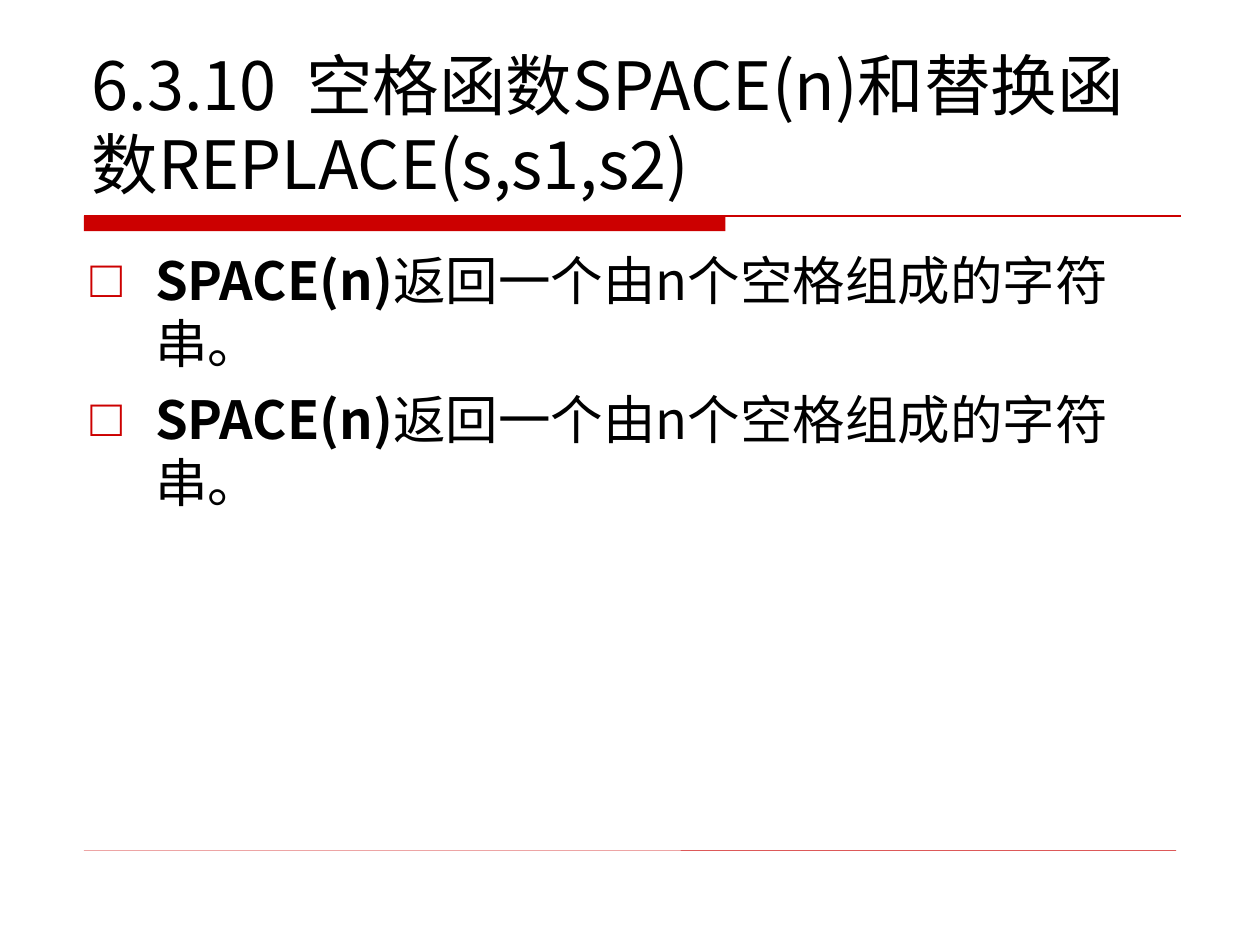
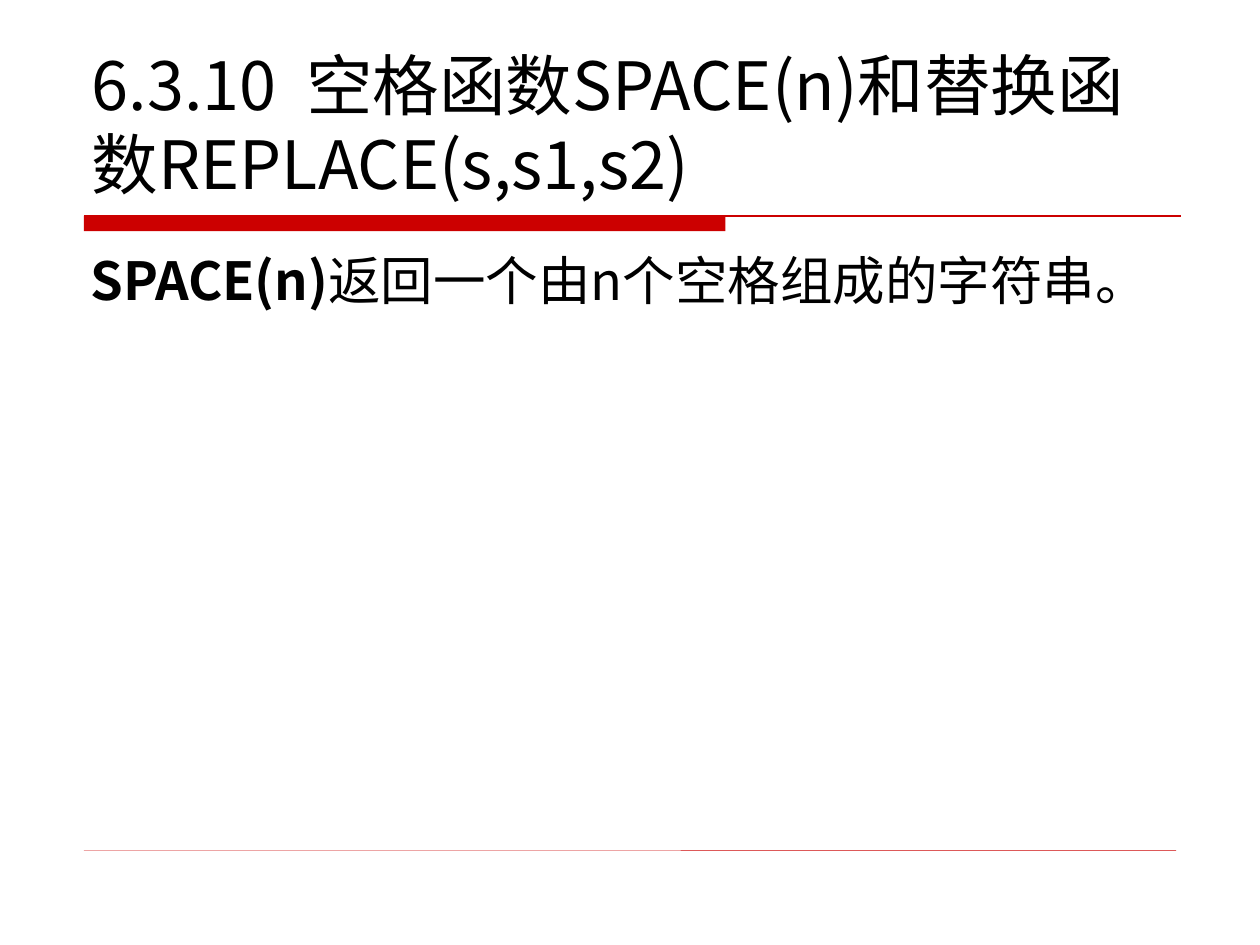
Before and after one commit to tony1989zhang/path, a slide deck: slide 30 of mysql/MySQL 5.7从入门到精通PPT/课本幻灯片/第6章 MySQL函数.ppt. Drawn at 1260x945 pixels with LibreOffice and Linux fonts; fonts in the diff are those of the drawing; background and template pictures are left out. Boxes give left, top, right and bottom in pixels: in the first picture for what was removed or moved away, otherwise in the second. Text is boxed around its words. In the diff, an @@ line names an element or a change of style, - is before the commit and + after.

```diff
--- a/mysql/MySQL 5.7从入门到精通PPT/课本幻灯片/第6章 MySQL函数.ppt
+++ b/mysql/MySQL 5.7从入门到精通PPT/课本幻灯片/第6章 MySQL函数.ppt
@@ text "SPACE(n)返回一个由n个空格组成的字符串。" at [90, 255, 1147, 311]: bullet □ to none @@
@@ text at [155, 394, 1107, 506]: paragraph removed @@
-□ SPACE(n)返回一个由n个空格组成的字符串。
```
Also in this commit, not shown: 74 other slides changed, 45 other files.
